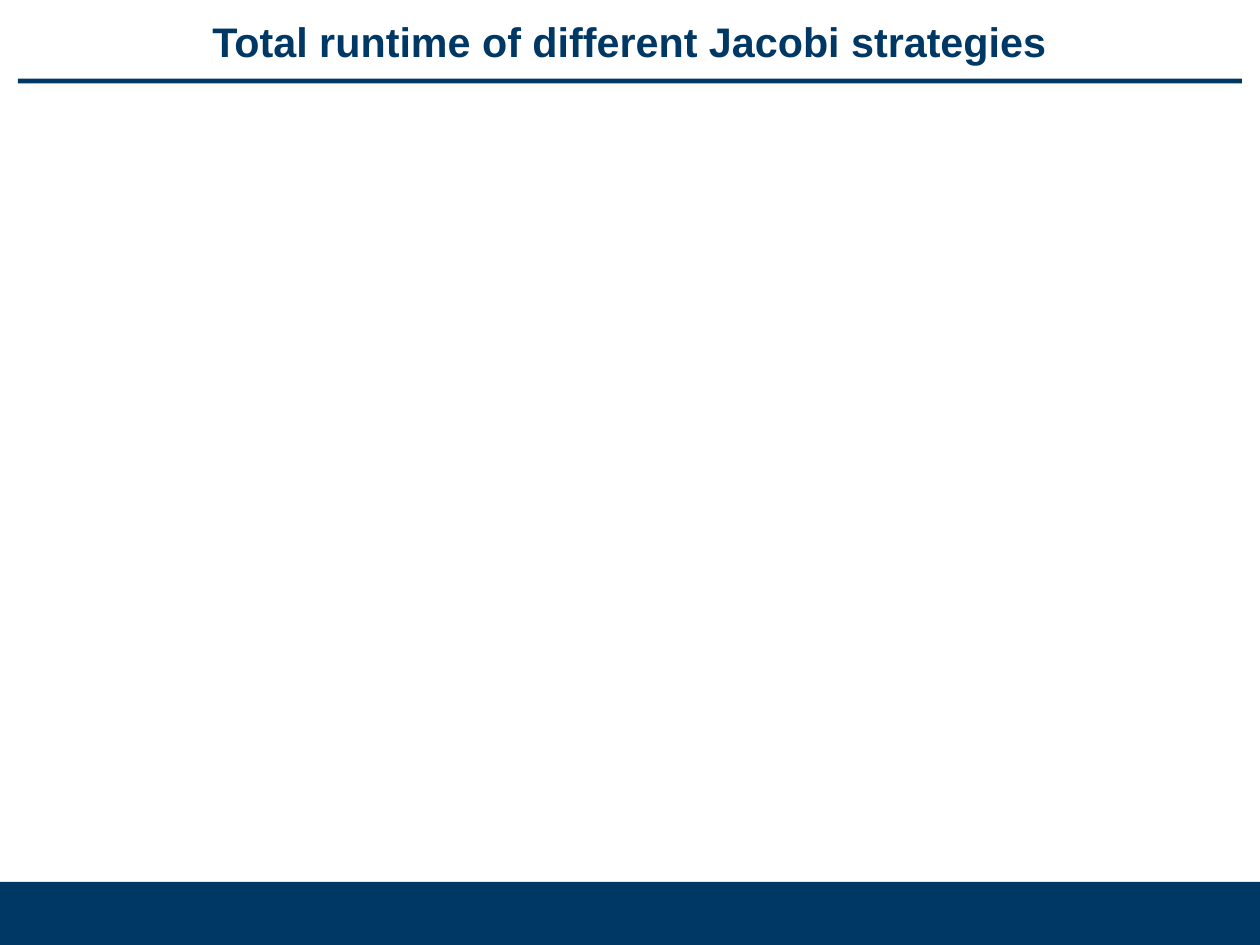
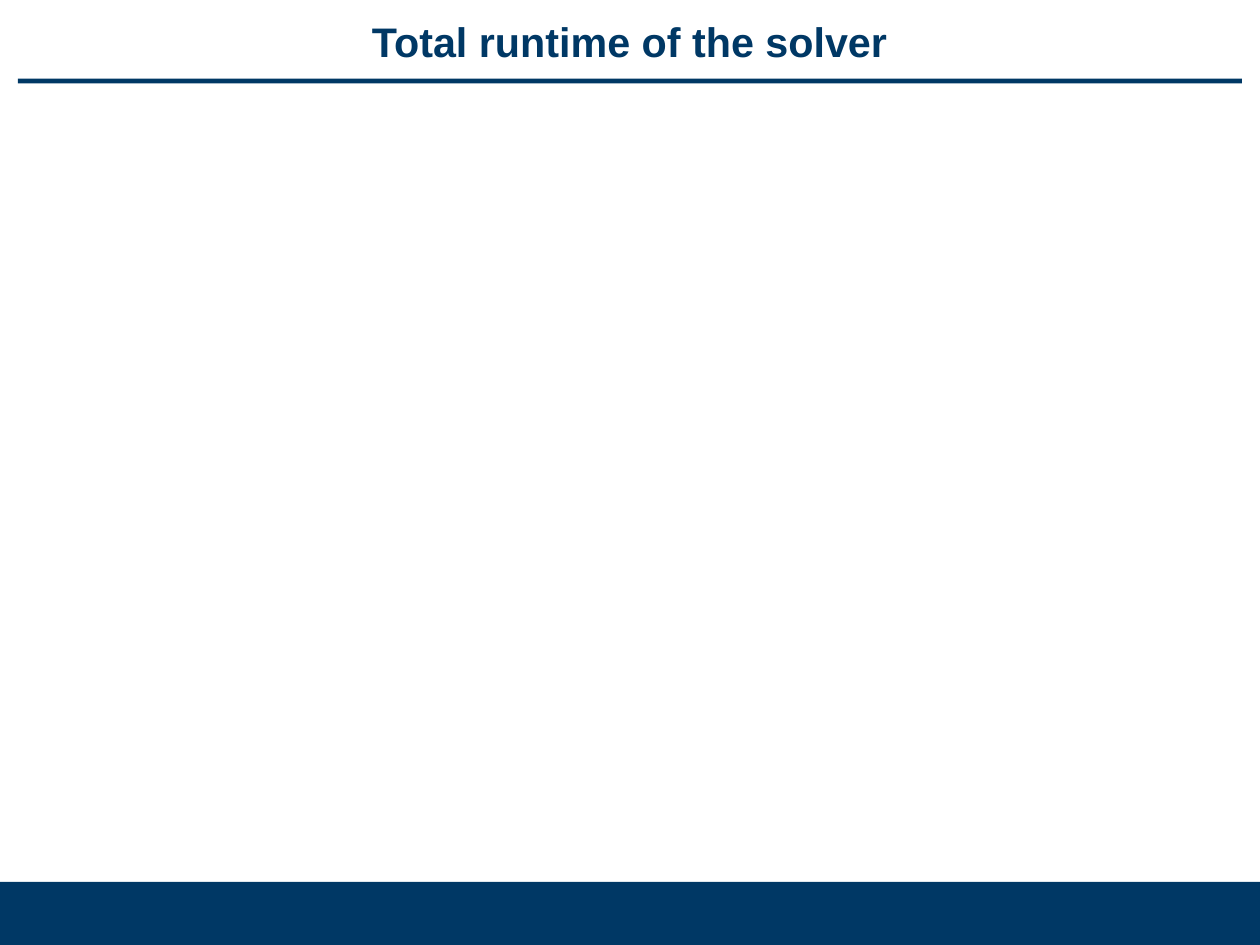
Before and after one commit to gflegar/talks, a slide deck: slide 12 of iccs_2017/slides.odp (slide 10 before the commit). Drawn at 1260x945 pixels with LibreOffice and Linux fonts; fonts in the diff are those of the drawing. Boxes give left, top, right and bottom in pixels: in the first picture for what was removed or moved away, otherwise in the second. Text is boxed around its words. In the diff, an @@ line names an element or a change of style, - is before the commit and + after.

```diff
--- a/iccs_2017/slides.odp
+++ b/iccs_2017/slides.odp
@@ title at (372,27,887,58): text changed @@
-Total runtime of different Jacobi strategies
+Total runtime of the solver
```
Also in this commit, not shown: 3 slides added, 1 slide removed.
